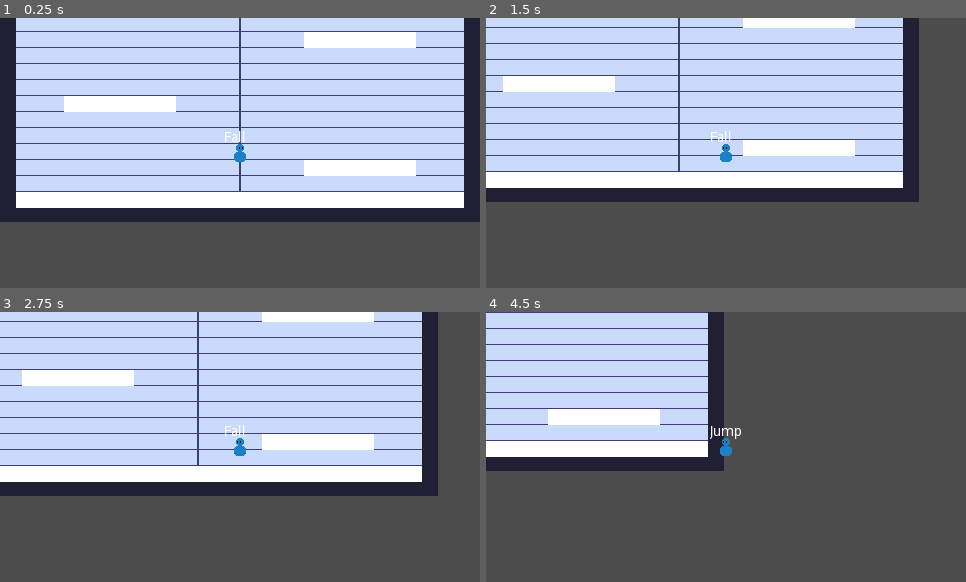
Above: before the commit, frames 1-4 (two rows, left to right).
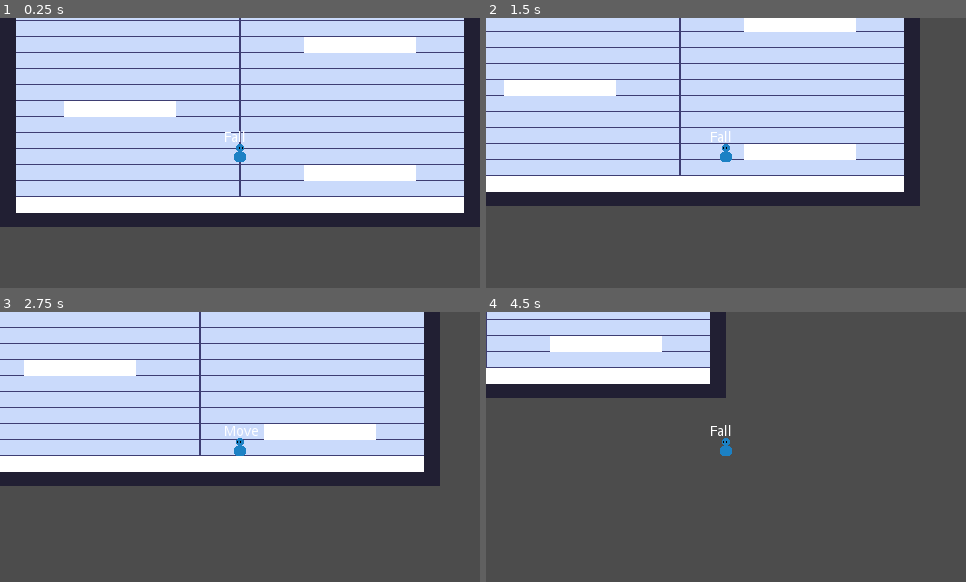
Above: after the commit, the same moments.

Repository: VuurMos/godot-3.5-platformer-character-controller
Game: Godot game, scene res://Game.tscn
The game is run twice, just before and just after one commit, with the same random seed, the same clock (stepped at 60 frames per second) and the same inputs.
Inputs:
- Up to frame 1 (0.25 s): no input
- Up to frame 2 (1.5 s): hold Space (jump) 0.53-1.28 s; hold Right (right) from 0.53 s (still down); tap Enter at 1.25 s; tap Space (jump) at 1.35 s
- Up to frame 3 (2.75 s): tap Space (jump) at 1.52, 1.82 s; release Right (right) at 2.03 s; hold Left (left) from 2.03 s (still down); hold Space (jump) from 2.03 s (still down)
- Up to frame 4 (4.5 s): release Left (left) at 2.78 s; release Space (jump) at 2.78 s; hold Right (right) 2.78-4.28 s; tap Space (jump) at 2.85, 3.02, 3.32, 4.35 s; hold Space (jump) 3.53-4.28 s; hold Left (left) from 4.28 s (still down)

The runs differ from the first frame. In frame 1, 15% of the frame differs, in the area x 0-100%, y 0-78%; in frame 2, 12%; in frame 3, 20%; in frame 4, 21%, in the area x 0-54%, y 0-59%.

Commit message:
Started HFSM with air state implementation

Diff:
--- a/platformer-controller/player/platform-controller.gd
+++ b/platformer-controller/player/platform-controller.gd
@@ -50,7 +50,6 @@
 
 
 func _physics_process(delta):
-	print(jump_input)
 	input_direction = _get_input_direction()
 
 
--- /dev/null
+++ b/platformer-controller/player/player-air-state.gd
@@ -0,0 +1,20 @@
+# Air State
+class_name PlayerAirState
+extends PlayerState
+
+
+func update(delta: float) -> void:
+#	# Double jump check
+	if !player.jump_buffer.is_stopped() and player.allow_double_jump:
+		player.allow_double_jump = false
+		state_machine.transition_to("Jump")
+
+	# Player air movement
+	player.apply_movement()
+
+	# If grounded, transition to move or idle states
+	if player.is_on_floor():
+		if is_zero_approx(player.velocity.x):
+			state_machine.transition_to("Idle")
+		else:
+			state_machine.transition_to("Move")
--- a/platformer-controller/player/player-fall-state.gd
+++ b/platformer-controller/player/player-fall-state.gd
@@ -1,5 +1,5 @@
 # Fall State
-extends PlayerState
+extends PlayerAirState
 
 
 func enter(msg := {}) -> void:
@@ -9,22 +9,10 @@
 
 
 func update(delta: float) -> void:
-	# Coyote jump check
+	# Jump check with coyote time
 	if !player.jump_buffer.is_stopped() and !player.coyote_timer.is_stopped():
 		state_machine.transition_to("Jump")
 
-#	# Double jump check
-	if !player.jump_buffer.is_stopped() and player.allow_double_jump:
-		player.allow_double_jump = false
-		state_machine.transition_to("Jump")
+	.update(delta)
 
-	# Player air movement
 	player.apply_fall_gravity()
-	player.apply_movement()
-
-	# If grounded, transition to move or idle states
-	if player.is_on_floor():
-		if is_zero_approx(player.velocity.x):
-			state_machine.transition_to("Idle")
-		else:
-			state_machine.transition_to("Move")
--- a/platformer-controller/player/player-idle-state.gd
+++ b/platformer-controller/player/player-idle-state.gd
@@ -13,7 +13,6 @@
 	# If the player is not grounded, transition to the fall state
 	if !player.is_on_floor():
 		state_machine.transition_to("Fall", {from_ground = true})
-		return
 
 	# If the conditions for jump are valid, transition to the jump state
 	if !player.jump_buffer.is_stopped():
--- a/platformer-controller/player/player-jump-state.gd
+++ b/platformer-controller/player/player-jump-state.gd
@@ -1,5 +1,5 @@
 # Air State
-extends PlayerState
+extends PlayerAirState
 
 
 func enter(msg := {}) -> void:
@@ -9,27 +9,14 @@
 
 
 func update(delta: float) -> void:
-#	# Double jump check
-	if !player.jump_buffer.is_stopped() and player.allow_double_jump:
-		player.allow_double_jump = false
-		state_machine.transition_to("Jump")
+	# If y velocity becomes positive, transition to fall state
+	if player.velocity.y > 0:
+		state_machine.transition_to("Fall")
 
-#	# Jump cancel (variable jump height)
+	.update(delta)
+
+		# Jump cancel (variable jump height)
 	if !player.jump_input:
 		player.apply_fall_gravity()
 	else:
 		player.apply_jump_gravity()
-
-	# Player air movement
-	player.apply_movement()
-
-	# If y velocity becomes positive, transition to fall state
-	if player.velocity.y > 0:
-		state_machine.transition_to("Fall")
-
-	# If grounded, transition to move or idle states
-	if player.is_on_floor():
-		if is_zero_approx(player.velocity.x):
-			state_machine.transition_to("Idle")
-		else:
-			state_machine.transition_to("Move")
--- a/platformer-controller/player/player-move-state.gd
+++ b/platformer-controller/player/player-move-state.gd
@@ -13,7 +13,6 @@
 	# If the player is not grounded, transition to the fall state
 	if !player.is_on_floor():
 		state_machine.transition_to("Fall", {from_ground = true})
-		return
 
 	# If the conditions for jump are valid, transition to the jump state
 	if !player.jump_buffer.is_stopped():
--- a/platformer-controller/project.godot
+++ b/platformer-controller/project.godot
@@ -14,6 +14,11 @@
 "language": "GDScript",
 "path": "res://player/platform-controller.gd"
 }, {
+"base": "PlayerState",
+"class": "PlayerAirState",
+"language": "GDScript",
+"path": "res://player/player-air-state.gd"
+}, {
 "base": "Node",
 "class": "PlayerState",
 "language": "GDScript",
@@ -26,6 +31,7 @@
 } ]
 _global_script_class_icons={
 "PlatformController": "",
+"PlayerAirState": "",
 "PlayerState": "",
 "PlayerStateMachine": ""
 }
